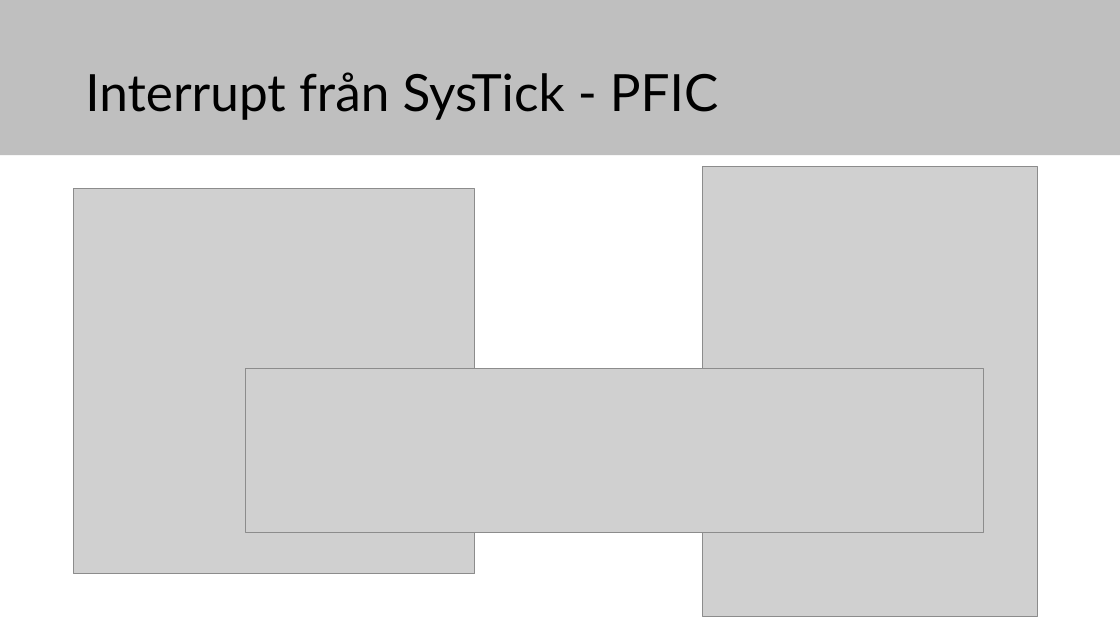
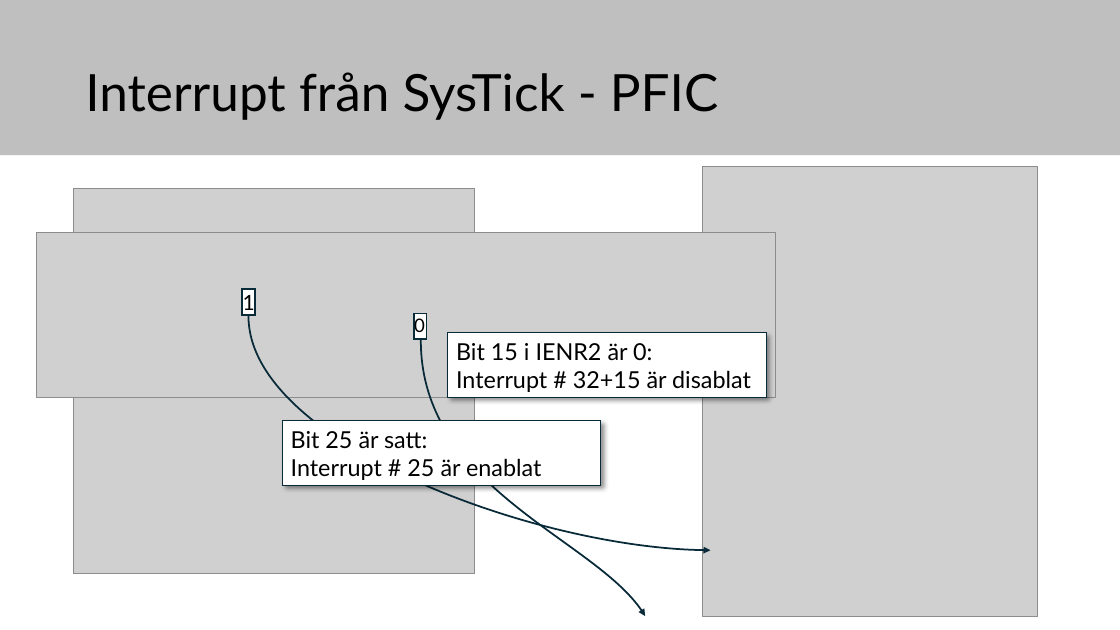
Before and after one commit to elias-at-chalmers/mop-lecture_notes-mirror, a slide deck: slide 12 of slides/lecture08_internal_interrupts.pptx (slide 13 before the commit). Drawn at 1120x630 pixels with LibreOffice and Linux fonts; fonts in the diff are those of the drawing; grey boxes stand for pictures. Boxes give left, top, right and bottom in pixels: in the first picture for what was removed or moved away, otherwise in the second. Text is boxed around its words. In the diff, an @@ line names an element or a change of style, - is before the commit and + after.

```diff
--- a/slides/lecture08_internal_interrupts.pptx
+++ b/slides/lecture08_internal_interrupts.pptx
@@ picture: place and size @@
-picture at [245,368,984,533]
+picture at [37,233,776,397]
@@ group added at [414,313,766,617]: 2 rectangles, 1 text, 1 freeform shape @@
+0
+Bit 15 i IENR2 är 0:
+Interrupt # 32+15 är disablat
@@ group added at [242,289,711,550]: 2 rectangles, 1 text, 1 freeform shape @@
+1
+Bit 25 är satt:
+Interrupt # 25 är enablat
```
Also in this commit, not shown: 6 other slides changed, 1 slide added, 2 slides removed.
